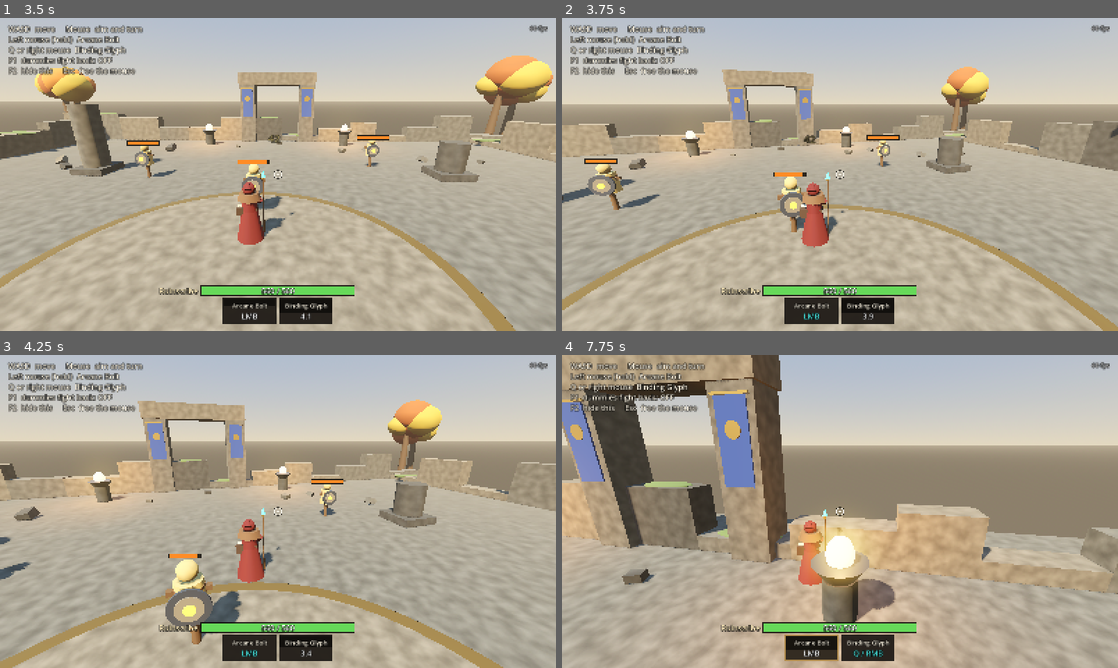
Above: before the commit, frames 1-4 (two rows, left to right).
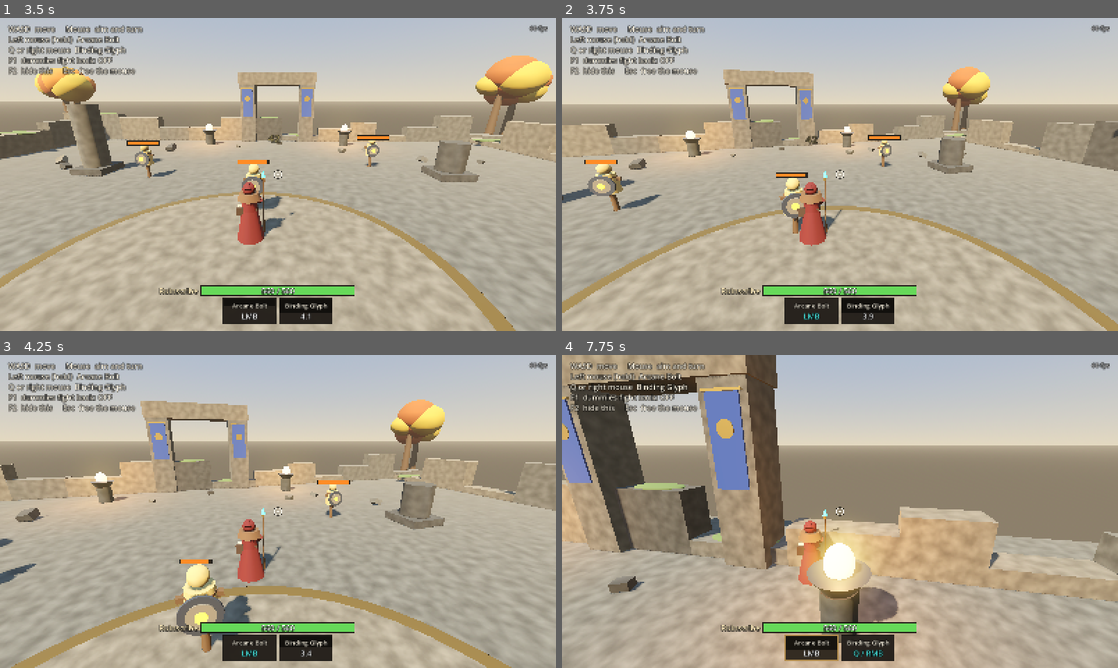
Above: after the commit, the same moments.

Repository: OminaMalum/Oath-and-Ruin
Game: Godot game, scene res://scenes/main.tscn
The game is run twice, just before and just after one commit, with the same random seed, the same clock (stepped at 60 frames per second) and the same inputs.
Inputs (mouse positions are in pixels of both pictures, inside the frame that each line leads up to):
- Up to frame 1 (3.5 s): tap Enter at 0.5 s; move the mouse to (305, 174) at 0.52 s; hold W (move_forward) from 0.53 s (still down); tap Q (ability_1) at 0.6, 2.1 s; click (305, 174) at 0.67 s; move the mouse to (250, 174) at 1.27 s; click (250, 174) at 1.35 s; move the mouse to (289, 168) at 2.02 s; move the mouse to (272, 180) at 2.77 s; click (272, 180) at 2.85 s
- Up to frame 2 (3.75 s): keep holding W (move_forward); move the mouse to (878, 177) at 3.52 s; tap Q (ability_1) at 3.6 s
- Up to frame 3 (4.25 s): keep holding W (move_forward)
- Up to frame 4 (7.75 s): move the mouse to (795, 508) at 4.27 s; click (795, 508) at 4.35 s; move the mouse to (845, 511) at 5.02 s; tap Q (ability_1) at 5.1, 6.6 s; click (845, 511) at 5.17 s; move the mouse to (817, 505) at 5.77 s; release W (move_forward) at 5.78 s; hold D (move_right) 5.78-6.53 s; click (817, 505) at 5.85 s; move the mouse to (867, 511) at 6.52 s; hold W (move_forward) from 6.53 s (still down); move the mouse to (812, 511) at 7.27 s; click (812, 511) at 7.35 s

Frame 1 is identical in both runs. In frame 2, 2.8% of the frame differs, in the area x 0-100%, y 15-100%; in frame 3, 9.5%; in frame 4, 14%, in the area x 0-100%, y 0-100%.

Commit message:
Units no longer body-block (overlap pushed them to 29 m/s); per-tick speed guard; sanitize untrusted commands; unit and effect ids
Co-Authored-By: Claude Opus 5.5 (1M context) <noreply@anthropic.com>
Claude-Session: https://claude.ai/code/session_01K9SmUkA29QzEXmf1q4eRcR

Diff:
--- a/scripts/sim/combat_authority.gd
+++ b/scripts/sim/combat_authority.gd
@@ -18,11 +18,14 @@
 var units: Array[Unit] = []
 var projectiles: Array[SimProjectile] = []
 var areas: Array[SimArea] = []
+var _next_fx_id: int = 1
 var tick: int = 0
+var _next_unit_id: int = 1
 
 
 class SimProjectile:
 	extends RefCounted
+	var id: int = 0
 	var source: Unit
 	var ability: AbilityDef
 	var position: Vector3
@@ -33,6 +36,7 @@
 
 class SimArea:
 	extends RefCounted
+	var id: int = 0
 	var source: Unit
 	var ability: AbilityDef
 	var center: Vector3
@@ -40,8 +44,32 @@
 	var alive: bool = true
 
 
-func register_unit(u: Unit) -> void:
+func register_unit(u: Unit, net_id: int = 0) -> void:
+	u.net_id = net_id if net_id > 0 else _next_unit_id
+	_next_unit_id = maxi(_next_unit_id, u.net_id + 1)
 	units.append(u)
+
+
+func find_unit(net_id: int) -> Unit:
+	for u in units:
+		if u.net_id == net_id:
+			return u
+	return null
+
+
+## Removes a unit and anything it has in flight, so nothing refers to a
+## freed node.
+func remove_unit(u: Unit) -> void:
+	units.erase(u)
+	for p in projectiles:
+		if p.source == u:
+			_end_projectile(p, p.position)
+	projectiles = projectiles.filter(func(x: SimProjectile) -> bool: return x.alive)
+	for ar in areas:
+		if ar.source == u:
+			ar.alive = false
+	areas = areas.filter(func(x: SimArea) -> bool: return x.alive)
+	u.queue_free()
 
 
 func _physics_process(delta: float) -> void:
@@ -72,6 +100,8 @@
 	match a.delivery:
 		AbilityDef.Delivery.PROJECTILE:
 			var p := SimProjectile.new()
+			p.id = _next_fx_id
+			_next_fx_id += 1
 			p.source = caster
 			p.ability = a
 			p.position = caster.muzzle_position()
@@ -81,6 +111,8 @@
 			projectile_spawned.emit(p)
 		AbilityDef.Delivery.GROUND_AREA:
 			var ar := SimArea.new()
+			ar.id = _next_fx_id
+			_next_fx_id += 1
 			ar.source = caster
 			ar.ability = a
 			ar.center = Vector3(target.x, 0.0, target.z)
--- a/scripts/sim/unit.gd
+++ b/scripts/sim/unit.gd
@@ -21,6 +21,8 @@
 @export var team: int = 0
 
 var controller: UnitController
+## Stable id shared by server and clients.
+var net_id: int = 0
 var health: float = 0.0
 var alive: bool = true
 var respawn_timer: float = 0.0
@@ -42,7 +44,10 @@
 
 func _ready() -> void:
 	collision_layer = LAYER_UNITS
-	collision_mask = LAYER_WORLD | LAYER_UNITS
+	# Units do not body-block each other for now. Overlapping CharacterBody3D
+	# capsules were pushed apart faster than run speed (29 m/s measured), and
+	# a MOBA needs a deliberate rule for champion and minion blocking anyway.
+	collision_mask = LAYER_WORLD
 	var shape := CollisionShape3D.new()
 	var capsule := CapsuleShape3D.new()
 	capsule.radius = def.radius
@@ -112,7 +117,14 @@
 	velocity.x = dir.x * speed
 	velocity.z = dir.z * speed
 	velocity.y = 0.0 if is_on_floor() else velocity.y - GRAVITY * dt
+	var before := global_position
 	move_and_slide()
+	# Guard: the physics step may never carry a unit faster than its speed.
+	var moved := Vector2(global_position.x - before.x, global_position.z - before.z)
+	var limit := def.move_speed * dt * 1.02
+	if moved.length() > limit:
+		var fixed := moved.limit_length(limit)
+		global_position = Vector3(before.x + fixed.x, global_position.y, before.z + fixed.y)
 
 
 func _update_buffer(cmd: UnitCommand, dt: float) -> void:
--- a/scripts/sim/unit_command.gd
+++ b/scripts/sim/unit_command.gd
@@ -23,10 +23,24 @@
 	return {"m": move, "y": aim_yaw, "a": aim_point, "b": buttons}
 
 
+const ALL_BUTTONS := BTN_ATTACK | BTN_ABILITY_1
+
+
+## Rebuilds a command from untrusted data. Wrong types, NaN or infinite
+## values and unknown buttons are dropped; move is clamped to length 1.
+## Range and cooldown limits are enforced later by the unit rules.
 static func from_dict(d: Dictionary) -> UnitCommand:
 	var c := UnitCommand.new()
-	c.move = (d.get("m", Vector2.ZERO) as Vector2).limit_length(1.0)
-	c.aim_yaw = d.get("y", 0.0)
-	c.aim_point = d.get("a", Vector3.ZERO)
-	c.buttons = d.get("b", 0)
+	var m: Variant = d.get("m")
+	if m is Vector2 and (m as Vector2).is_finite():
+		c.move = (m as Vector2).limit_length(1.0)
+	var y: Variant = d.get("y")
+	if (y is float or y is int) and is_finite(float(y)):
+		c.aim_yaw = wrapf(float(y), -PI, PI)
+	var a: Variant = d.get("a")
+	if a is Vector3 and (a as Vector3).is_finite():
+		c.aim_point = a
+	var b: Variant = d.get("b")
+	if b is int:
+		c.buttons = int(b) & ALL_BUTTONS
 	return c
